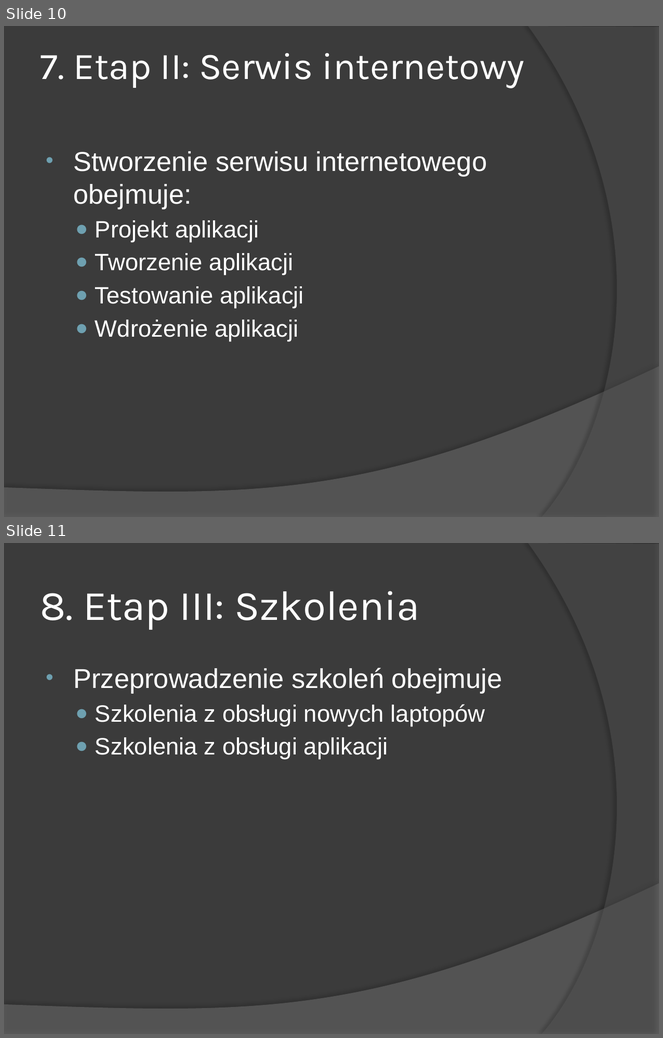
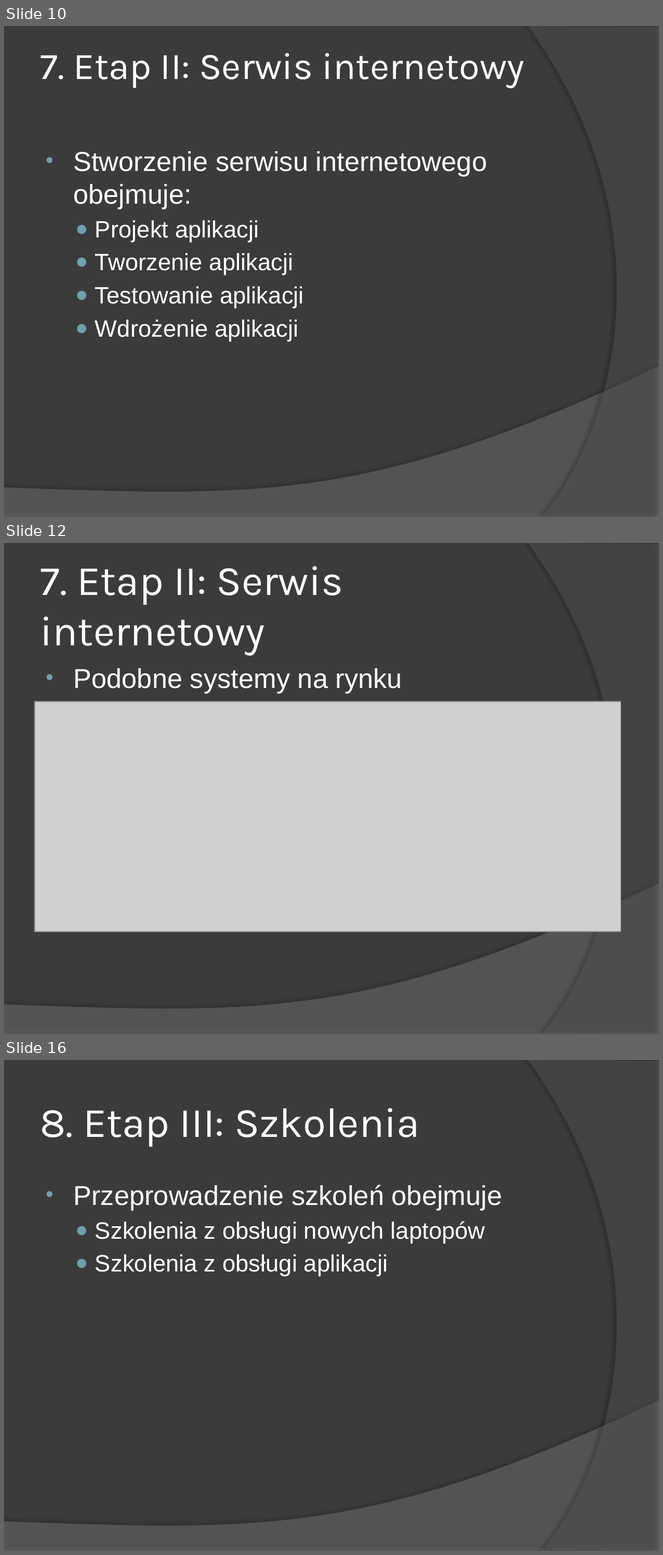
Before and after one commit to kuba946/ProjektIndywidualny, a slide deck: __Prezentacja/Prezentacja_systemu.pptx. Shown one above the other, each under a label of ours: slides 10 and 11 before the commit, slides 10, 12 and 16 after it; the slides between them are not shown. The pictures are 663x1038 and 663x1555 pixels, drawn with LibreOffice and Linux fonts; fonts in the diff are those of the drawing; grey boxes stand for pictures. Boxes give left, top, right and bottom in pixels: in the first picture for what was removed or moved away, otherwise in the second. Text is boxed around its words. In the diff, an @@ line names an element or a change of style, - is before the commit and + after.

```diff
--- a/__Prezentacja/Prezentacja_systemu.pptx
+++ b/__Prezentacja/Prezentacja_systemu.pptx
@@ slide 12 added at [4,543,659,1034], background #3B3B3B; not listed: 2 template elements that a slide beside it also shows @@
@@ title added at [40,566,344,655], 46 pt, text #FFFFFF @@
+7. Etap II: Serwis internetowy
@@ text added at [73,668,402,694], 30 pt, text #FFFFFF @@
+• Podobne systemy na rynku
@@ picture added at [35,702,621,932] @@
@@ what was slide 11 is now slide 16 @@
```
Also in this commit, not shown: 2 slides changed, 4 other slides added.
